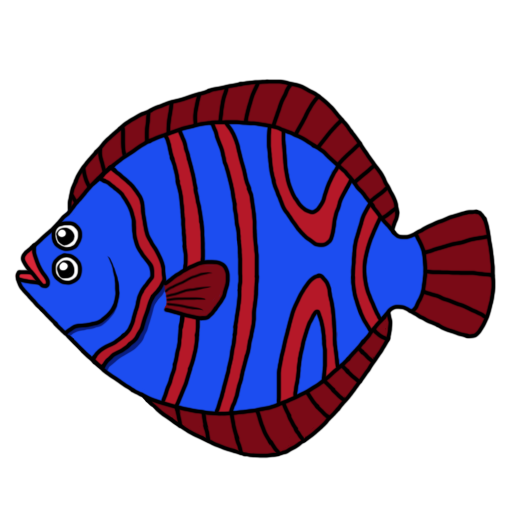
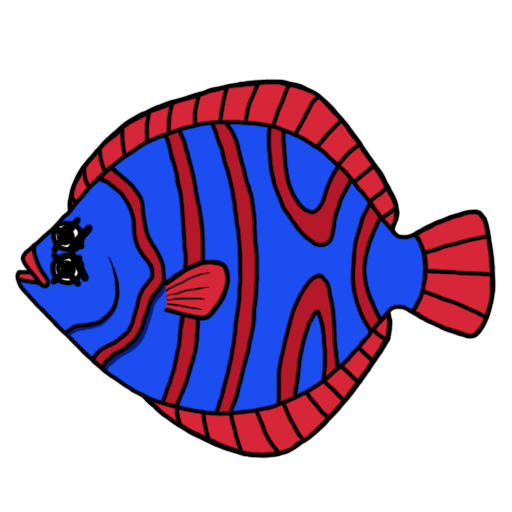
Layered file, before and after one edit (w=512, h=512). Changes by layer:
painted on "MiddleFin" (2nd of 2, in "MiddleFin") over [163, 259, 230, 321]
added layer "DeadEye" in group "Eye" over [49, 216, 86, 288]
added layer "Stunned" in group "Eye" over [49, 222, 86, 286]
added layer "Enraged" in group "Eye" over [50, 220, 94, 286]
painted on "Torso" over [410, 209, 495, 339]
painted on "LowerFin copy" over [141, 298, 392, 458]
painted on "UpperFin" (2nd of 2, in "UpperFin") over [66, 79, 399, 252]
